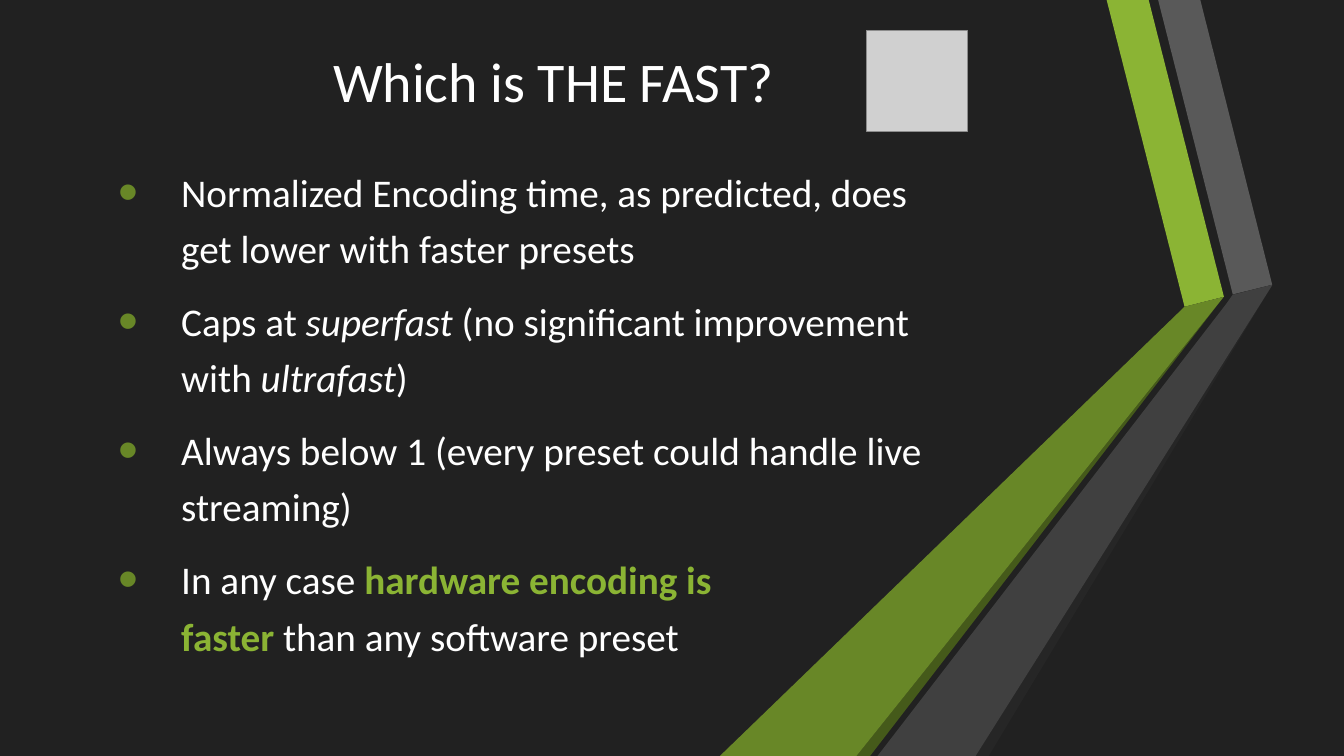
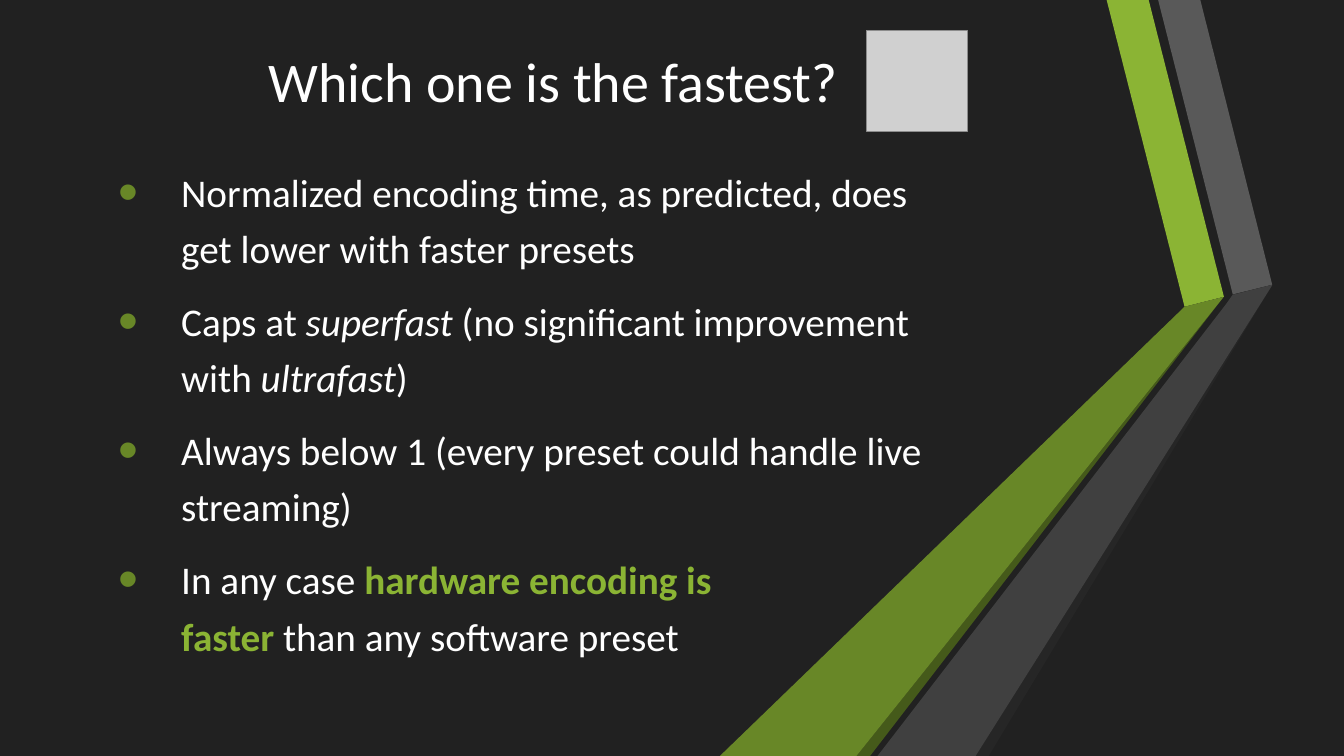
Before and after one commit to Rijndael99/encoding_bench, a slide deck: slide 17 of presentation.pptx. Drawn at 1344x756 pixels with LibreOffice and Linux fonts; fonts in the diff are those of the drawing; grey boxes stand for pictures. Boxes give left, top, right and bottom in pixels: in the first picture for what was removed or moved away, otherwise in the second. Text is boxed around its words. In the diff, an @@ line names an element or a change of style, - is before the commit and + after.

Commit message:
Fix typos and other minor stuff

```diff
--- a/presentation.pptx
+++ b/presentation.pptx
@@ text at (269, 63, 838, 103): text changed @@
-Which is THE FAST?
+Which one is the fastest?
@@ text at (181, 179, 907, 270): text changed @@
-  • Normalized Encoding time, as predicted, does get lower with faster presets
+  • Normalized encoding time, as predicted, does get lower with faster presets
```
Also in this commit, not shown: 4 other slides changed.
